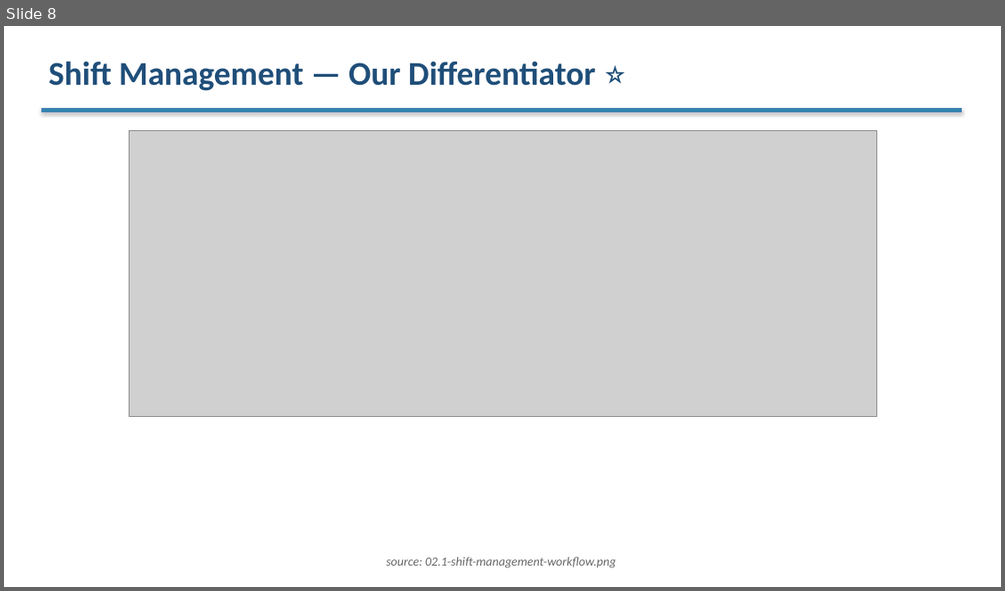
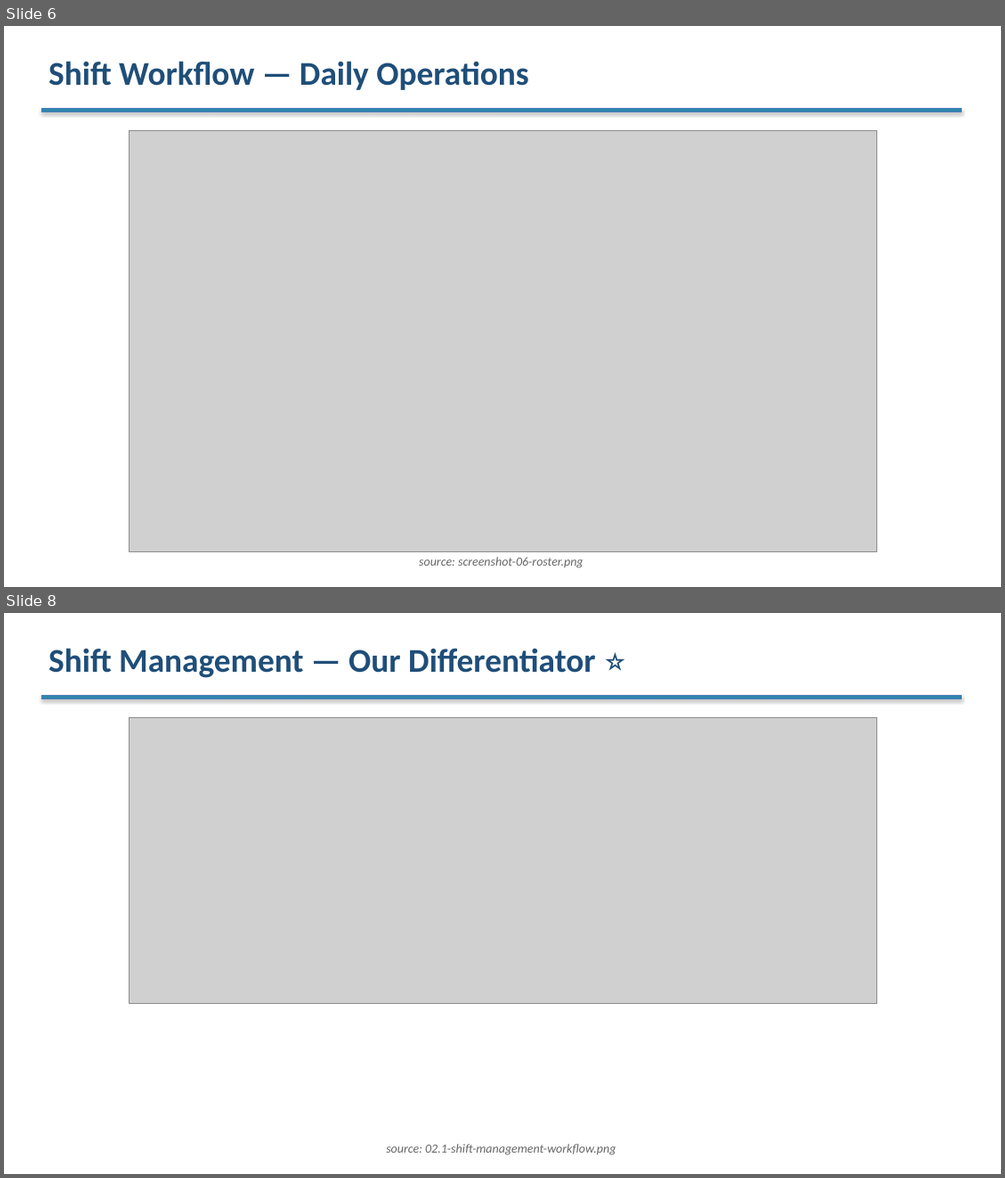
Before and after one commit to venkat-narasimha/haritha-hospitals, a slide deck: docs/phase6/03-client/03.4-client-presentation.pptx. Shown one above the other, each under a label of ours: slide 8 before the commit, slides 6 and 8 after it; the slides between them are not shown. The pictures are 1005x591 and 1005x1178 pixels, drawn with LibreOffice and Linux fonts; fonts in the diff are those of the drawing; grey boxes stand for pictures. Boxes give left, top, right and bottom in pixels: in the first picture for what was removed or moved away, otherwise in the second. Text is boxed around its words. In the diff, an @@ line names an element or a change of style, - is before the commit and + after.

```diff
--- a/docs/phase6/03-client/03.4-client-presentation.pptx
+++ b/docs/phase6/03-client/03.4-client-presentation.pptx
@@ slide 6 added at [4,26,1001,587], background #FFFFFF @@
@@ text added at [48,61,528,90], 32 pt, text #1F4E79, bold @@
+Shift Workflow — Daily Operations
@@ rectangle added at [41,108,961,112], fill #2E86AB, outline #4B7EBC 0.75 pt @@
@@ picture added at [129,131,877,551] @@
@@ text added at [419,556,583,568], 12 pt, text #666666, italic @@
+source: screenshot-06-roster.png
```
Also in this commit, not shown: 5 slides changed, 1 other slide added, 2 slides removed, 1 other file.
